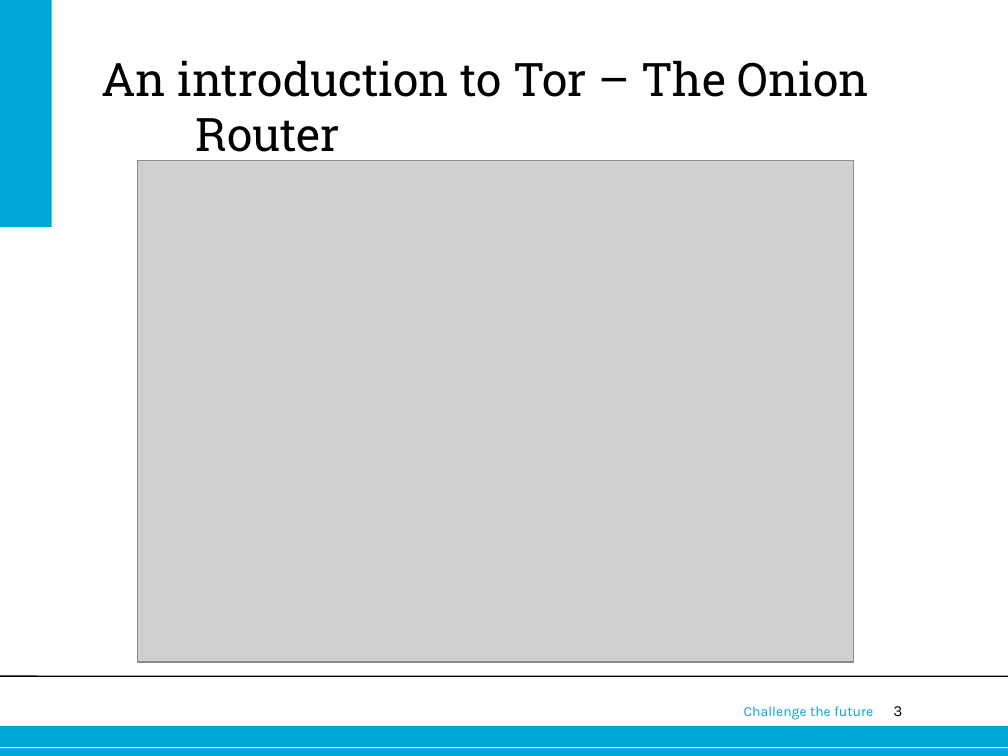
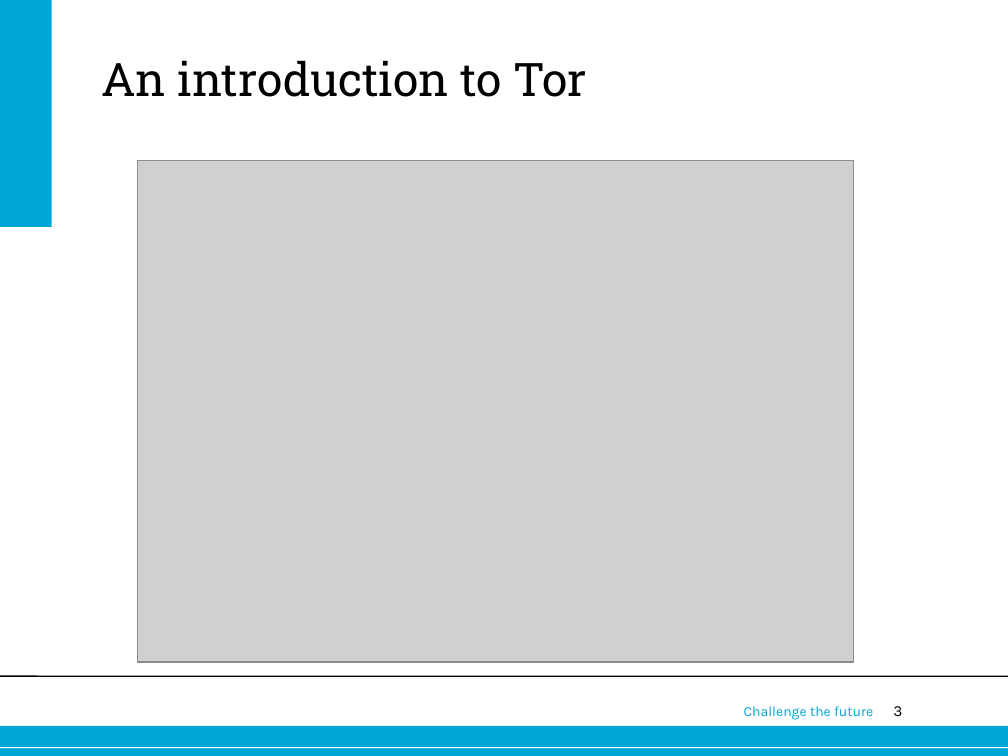
Before and after one commit to rjagerman/ANON, a slide deck: slide 3 of presentatie/anon_presentatie.ppt. Drawn at 1008x756 pixels with LibreOffice and Linux fonts; fonts in the diff are those of the drawing; grey boxes stand for pictures; background and template pictures are left out. Boxes give left, top, right and bottom in pixels: in the first picture for what was removed or moved away, otherwise in the second. Text is boxed around its words. In the diff, an @@ line names an element or a change of style, - is before the commit and + after.

Commit message:
the onion router gone!

```diff
--- a/presentatie/anon_presentatie.ppt
+++ b/presentatie/anon_presentatie.ppt
@@ title at [101,60,587,97]: text changed @@
-An introduction to Tor – The Onion Router
+An introduction to Tor
```
Also in this commit, not shown: 1 other slide changed.
